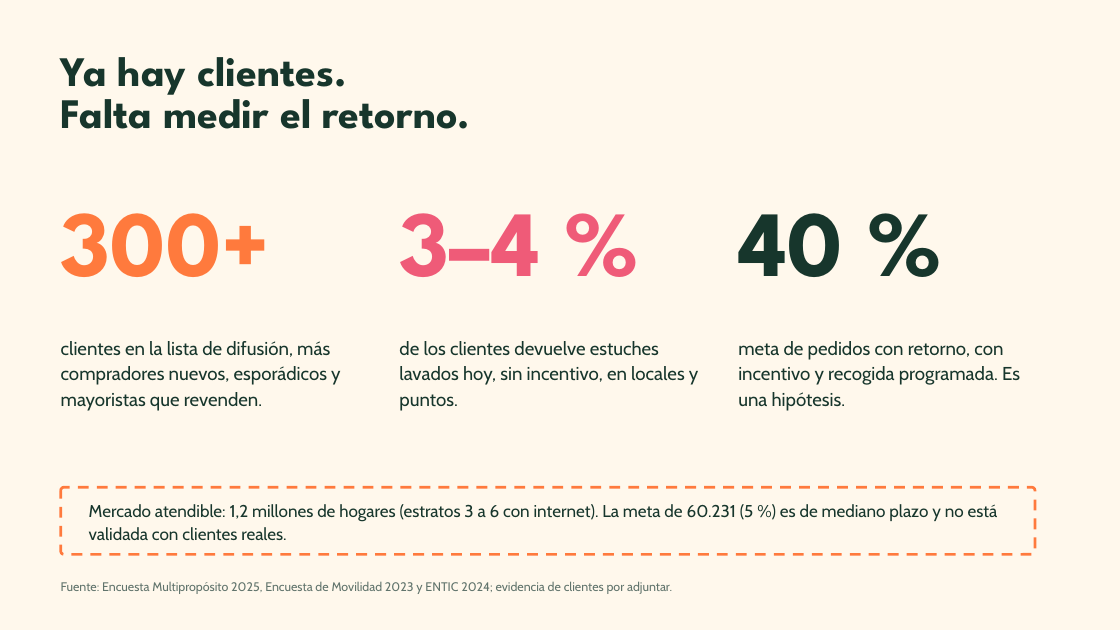
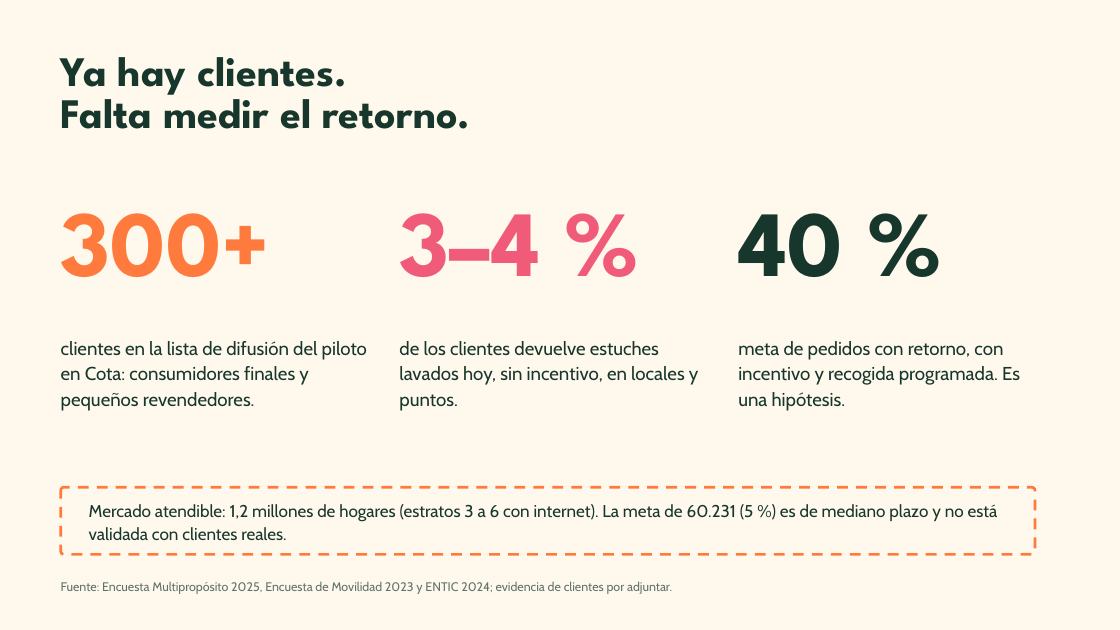
Before and after one commit to DZ-5/I-Love-Frutas, a slide deck: slide 13 of Pitch_ILoveFrutas_integrado.pptx. Drawn at 1120x630 pixels with LibreOffice and Linux fonts; fonts in the diff are those of the drawing. Boxes give left, top, right and bottom in pixels: in the first picture for what was removed or moved away, otherwise in the second. Text is boxed around its words. In the diff, an @@ line names an element or a change of style, - is before the commit and + after.

```diff
--- a/Pitch_ILoveFrutas_integrado.pptx
+++ b/Pitch_ILoveFrutas_integrado.pptx
@@ text at bbox=[61, 341, 367, 411]: text changed @@
-clientes en la lista de difusión, más compradores nuevos, esporádicos y mayoristas que revenden.
+clientes en la lista de difusión del piloto en Cota: consumidores finales y pequeños revendedores.
```
Also in this commit, not shown: 1 other slide changed, 7 other files.
